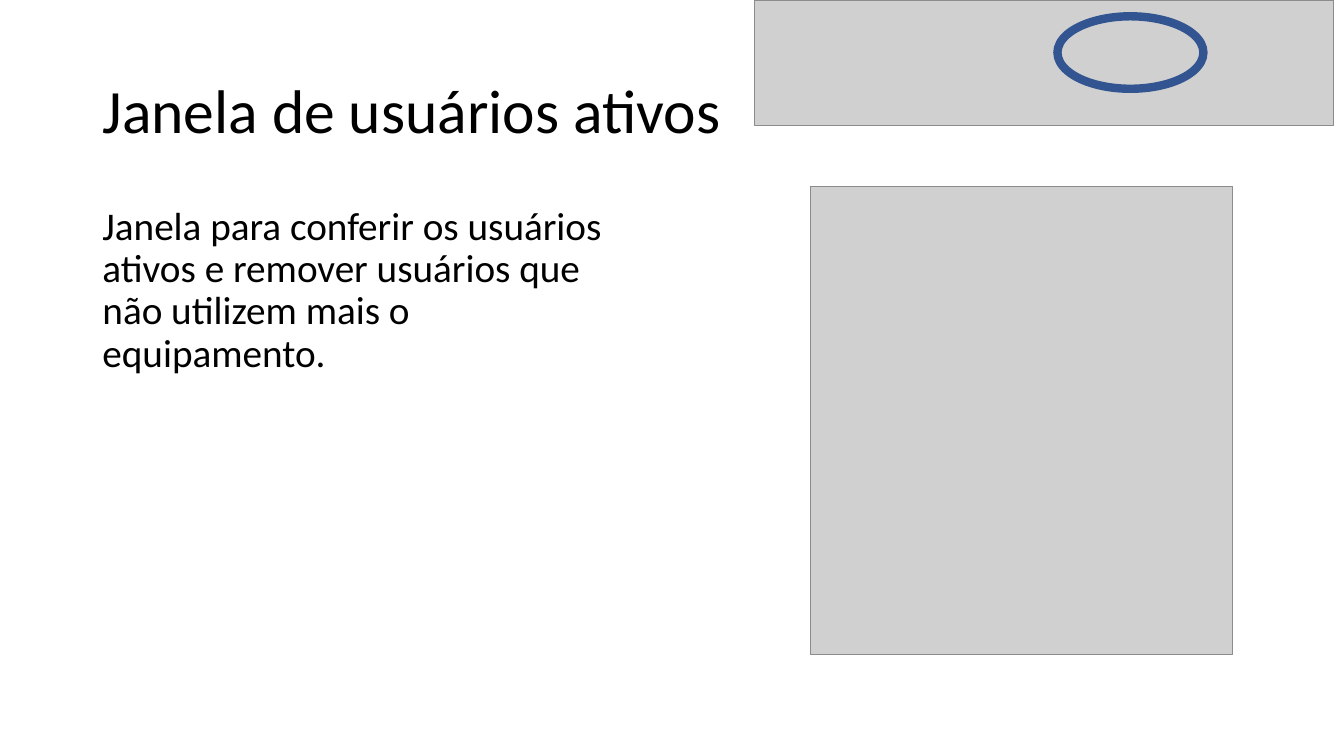
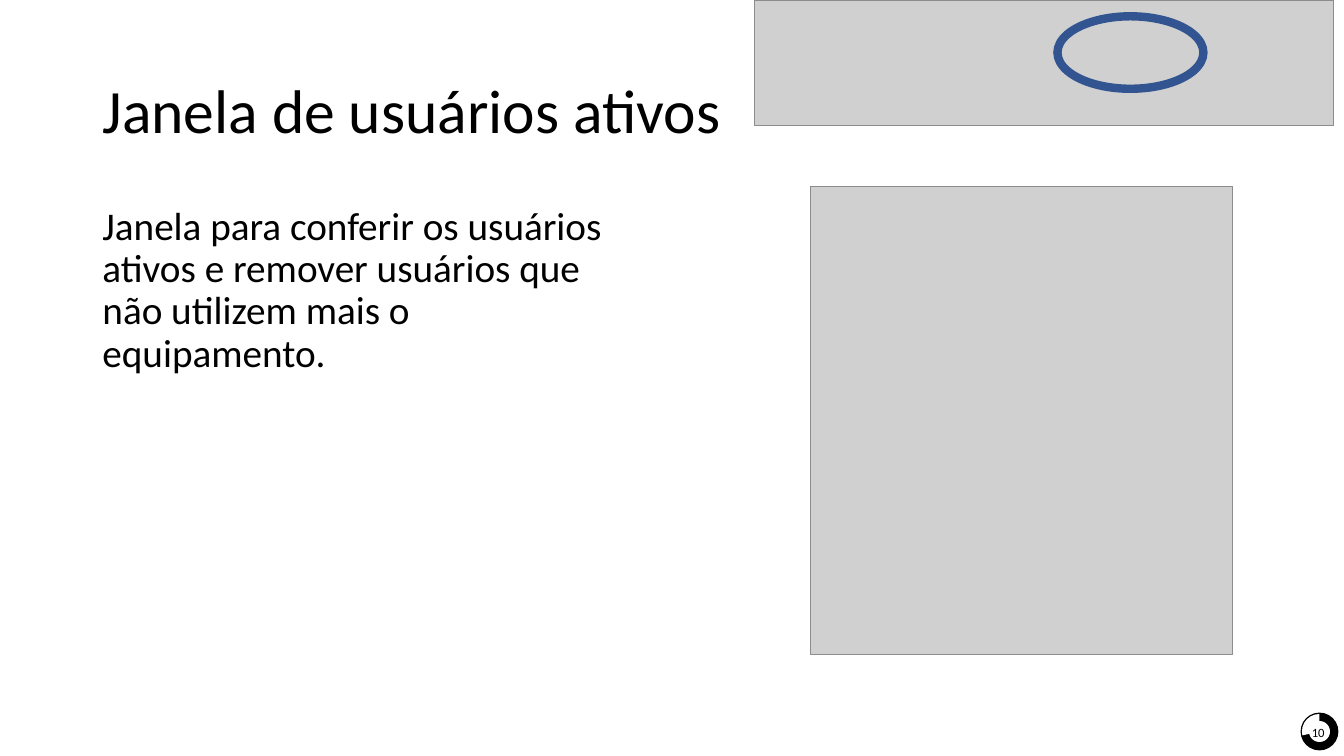
Before and after one commit to gpenello/ControleDeUso, a slide deck: slide 10 of Programa Controle de Uso de Equipamento.pptx. Drawn at 1344x756 pixels with LibreOffice and Linux fonts; fonts in the diff are those of the drawing; grey boxes stand for pictures. Boxes give left, top, right and bottom in pixels: in the first picture for what was removed or moved away, otherwise in the second. Text is boxed around its words. In the diff, an @@ line names an element or a change of style, - is before the commit and + after.

```diff
--- a/Programa Controle de Uso de Equipamento.pptx
+++ b/Programa Controle de Uso de Equipamento.pptx
@@ group added at [1301, 713, 1339, 751]: 3 pie slice (boxed as its full ellipse)s, 1 text @@
+10
```
Also in this commit, not shown: 13 other slides changed, 4 other files.
